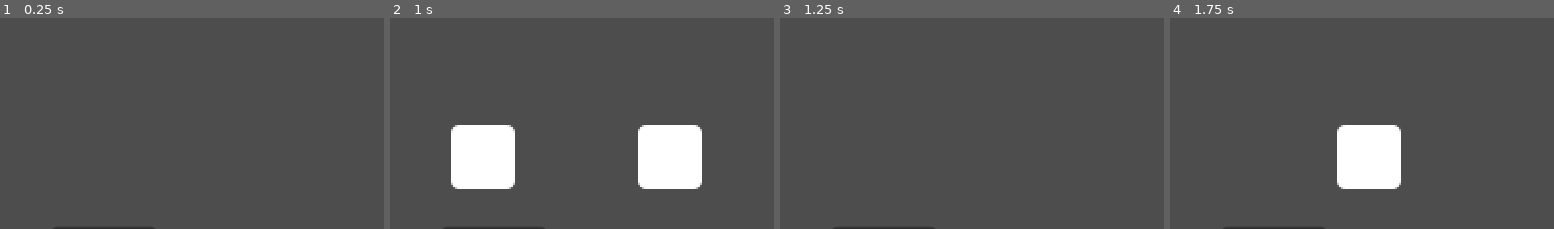
Above: before the commit, frames 1-4 (left to right).
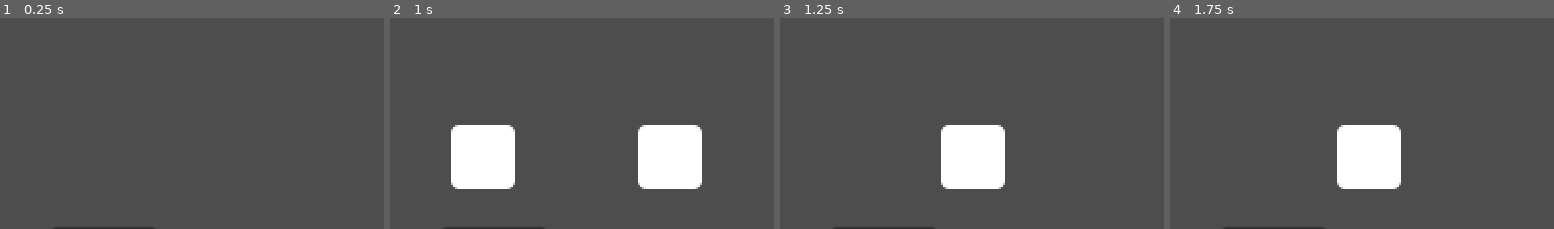
Above: after the commit, the same moments.

Repository: wooshdude/gmtk-2024
Game: Godot game, scene res://scenes/desk.tscn
Same seed, same stepped clock (60 frames per second), same inputs: the game is played once before the commit and once after it. The project has no main scene, so this scene is started directly. The engine's default icon, where the game draws it, is replaced by a stand-in: a white triangle on a blue panel in a dark square.
Inputs (mouse positions are % of the whole screen's width and height, from its top left):
- Up to frame 1 (0.25 s): no input
- Up to frame 2 (1 s): tap Enter (ui_accept) at 0.5, 0.77 s; move the mouse to (72, 44) at 0.52 s; hold Up (ui_up) from 0.53 s (still down); tap O at 0.6 s; click (72, 44) at 0.67 s
- Up to frame 3 (1.25 s): keep holding Up (ui_up)
- Up to frame 4 (1.75 s): release Up (ui_up) at 1.25 s; drag from (30, 54) to (45, 69) at 1.27 s
The pictures show only the part of the screen within x 24-74%, y 16-66%; the shares and areas given below are measured in that part.

Frames 1-2 are identical in both runs. In frame 3, 5.0% of the frame differs, in the area x 41-59%, y 50-82%; in frame 4, nothing differs.
Error in both runs: Invalid access to property or key 'weight' on a base object of type 'Nil'. (res://scripts/systems/people/person_node.gd:9)

Commit message:
added way to disable the xray

Diff:
--- a/scenes/desk.tscn
+++ b/scenes/desk.tscn
@@ -4,7 +4,7 @@
 [ext_resource type="Script" path="res://scripts/ui.gd" id="2_4086j"]
 [ext_resource type="Resource" uid="uid://dn7bxf43adnmf" path="res://scripts/systems/people/people_list.tres" id="2_e5y2o"]
 [ext_resource type="Theme" uid="uid://dnk0uqvjlp3v0" path="res://assets/default_theme.tres" id="3_71q6f"]
-[ext_resource type="Script" path="res://scripts/ui/xray_transform.gd" id="3_pg3xk"]
+[ext_resource type="Script" path="res://scripts/ui/xray/xray_transform.gd" id="3_pg3xk"]
 [ext_resource type="PackedScene" uid="uid://3mcrgihku5cu" path="res://scripts/ui/god_list.tscn" id="5_vsu0u"]
 
 [node name="Desk" type="Node2D" node_paths=PackedStringArray("xray")]
--- a/scenes/person.tscn
+++ b/scenes/person.tscn
@@ -9,7 +9,7 @@
 [ext_resource type="Texture2D" uid="uid://c4atpvk17aj7f" path="res://assets/sprites/xray_mask.png" id="6_kgptw"]
 [ext_resource type="Texture2D" uid="uid://2i77imyvxtvo" path="res://assets/sprites/temp_const.png" id="6_p4egd"]
 [ext_resource type="Script" path="res://scripts/ui/constellation_node.gd" id="7_878vq"]
-[ext_resource type="Script" path="res://scripts/ui/mask.gd" id="7_ynoux"]
+[ext_resource type="Script" path="res://scripts/ui/xray/mask.gd" id="7_ynoux"]
 
 [sub_resource type="ShaderMaterial" id="ShaderMaterial_froxh"]
 shader = ExtResource("3_l6jnw")
@@ -36,7 +36,7 @@
 script = ExtResource("3_6f1ub")
 
 [node name="XrayInsides" type="BackBufferCopy" parent="PersonCopy"]
-copy_mode = 2
+copy_mode = 0
 
 [node name="XrayBG" type="TextureRect" parent="PersonCopy/XrayInsides"]
 texture_repeat = 2
--- a/scenes/xray_mask.tscn
+++ /dev/null
@@ -1,35 +0,0 @@
-[gd_scene load_steps=6 format=3 uid="uid://fcbpq8nvefwd"]
-
-[ext_resource type="Shader" path="res://assets/shaders/scroll_bg.gdshader" id="1_syv63"]
-[ext_resource type="Script" path="res://scripts/ui/xray_mask.gd" id="1_xa8qo"]
-[ext_resource type="Texture2D" uid="uid://t26e7yl34u5e" path="res://assets/sprites/xray_tile.png" id="2_40wgf"]
-[ext_resource type="Texture2D" uid="uid://c4atpvk17aj7f" path="res://assets/sprites/xray_mask.png" id="2_yhxw1"]
-
-[sub_resource type="ShaderMaterial" id="ShaderMaterial_1k5jo"]
-shader = ExtResource("1_syv63")
-shader_parameter/speed = 0.3
-shader_parameter/direction = Vector2(1, 1)
-shader_parameter/offset = null
-
-[node name="XrayMask" type="Node2D"]
-script = ExtResource("1_xa8qo")
-
-[node name="Mask" type="Sprite2D" parent="."]
-clip_children = 1
-texture = ExtResource("2_yhxw1")
-
-[node name="XrayBG" type="TextureRect" parent="Mask"]
-unique_name_in_owner = true
-texture_repeat = 2
-material = SubResource("ShaderMaterial_1k5jo")
-anchors_preset = 15
-anchor_right = 1.0
-anchor_bottom = 1.0
-offset_left = -16.0
-offset_top = -16.0
-offset_right = 16.0
-offset_bottom = 16.0
-grow_horizontal = 2
-grow_vertical = 2
-texture = ExtResource("2_40wgf")
-stretch_mode = 1
--- a/scripts/ui/person_copy.gd
+++ b/scripts/ui/person_copy.gd
@@ -1,10 +1,15 @@
 extends Sprite2D
 
 @onready var person_texture: Sprite2D = $"../PersonTexture"
+@onready var person: PersonNode = $".."
+@onready var xray_insides: BackBufferCopy = $XrayInsides
 
 func _ready() -> void:
 	texture = person_texture.texture
 	person_texture.texture_changed.connect(_on_texture_changed)
 
+func _process(delta: float) -> void:
+	xray_insides.visible = not person.xray.disabled
+
 func _on_texture_changed():
 	texture = person_texture.texture
--- a/scripts/ui/xray_transform.gd
+++ b/scripts/ui/xray/xray_transform.gd
@@ -1,5 +1,6 @@
 extends Node2D
 
+@export var disabled:bool
 var elapsed = 0
 
 # Called when the node enters the scene tree for the first time.
@@ -9,6 +10,7 @@
 
 # Called every frame. 'delta' is the elapsed time since the previous frame.
 func _process(delta: float) -> void:
+
 	elapsed = wrap(elapsed + delta, 0, 2*PI)
 	var breath = remap(sin(elapsed*1.75), -1, 1, 1.0, 1.2)
 	scale = Vector2.ONE * breath
--- a/scripts/ui/xray_mask.gd
+++ /dev/null
@@ -1,15 +0,0 @@
-extends Node2D
-
-@onready var mask_group: CanvasGroup = $MaskGroup
-@onready var texture_rect: TextureRect = %XrayBG
-var elapsed = 0
-# Called when the node enters the scene tree for the first time.
-func _ready() -> void:
-	pass # Replace with function body.
-
-
-# Called every frame. 'delta' is the elapsed time since the previous frame.
-func _process(delta: float) -> void:
-	elapsed = wrap(elapsed + delta, 0, 2*PI)
-	global_position = get_global_mouse_position()
-	texture_rect.material.set_shader_parameter("offset", global_position / texture_rect.size.x)
Renamed: scripts/ui/mask.gd -> scripts/ui/xray/mask.gd
